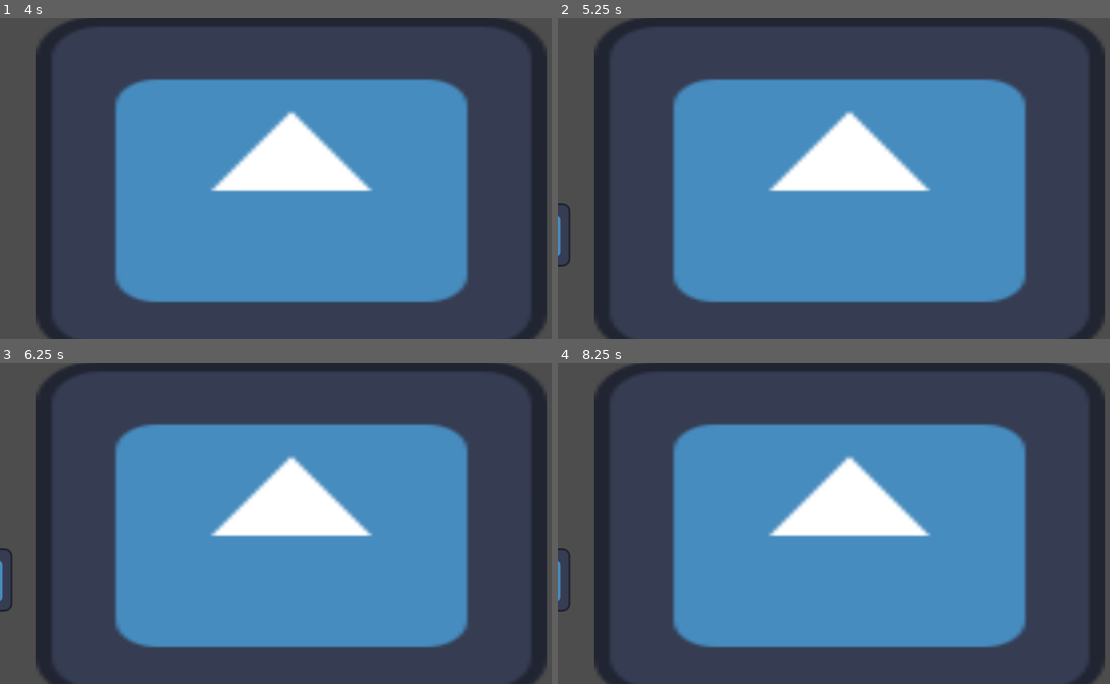
Above: before the commit, frames 1-4 (two rows, left to right).
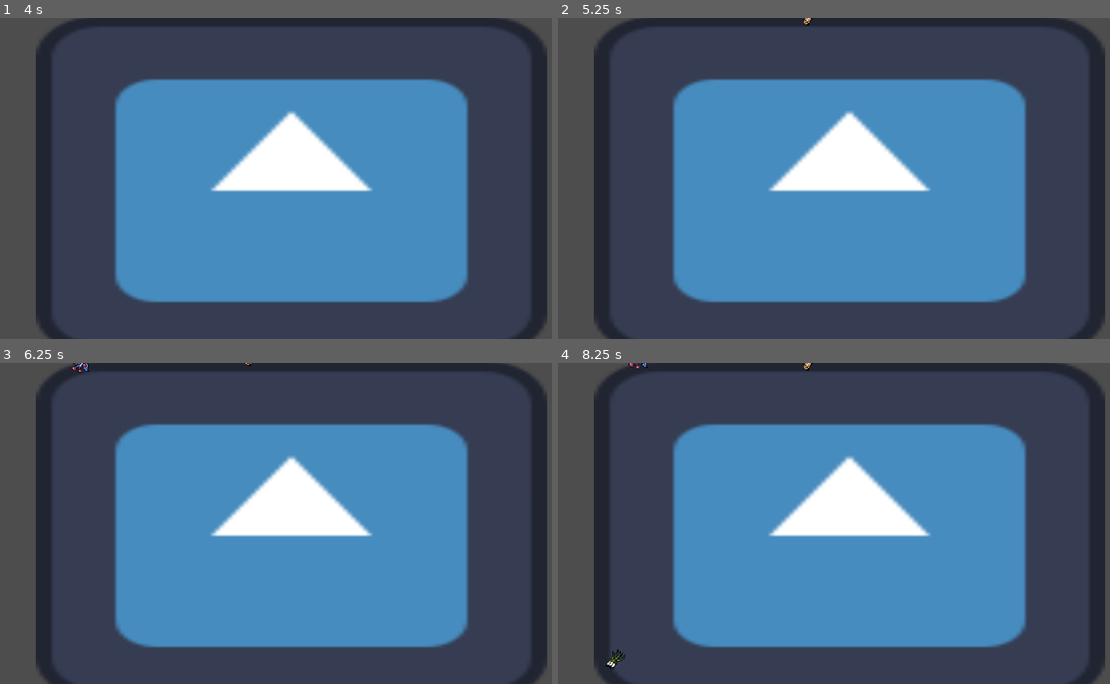
Above: after the commit, the same moments.

Repository: 0xspiderr/itec-2026
Game: Godot game, scene res://_level/level_1.tscn
Two runs of this game, one before a commit and one after it. Both use one fixed random seed, a clock stepped at 60 frames per second and the inputs below. This scene is started directly instead of the project's main scene. The engine's default icon, where the game draws it, is replaced by a stand-in: a white triangle on a blue panel in a dark square.
Inputs:
- Up to frame 1 (4 s): tap Enter at 0.5, 2, 3.5 s; hold D (right) 0.53-1.28 s; tap Space at 1.25, 2.75 s; hold Down (down) 1.28-2.03 s; hold D (right) 2.03-2.78 s; hold W (up) 2.78-3.53 s; hold A (left) from 3.53 s (still down)
- Up to frame 2 (5.25 s): tap Space at 4.25 s; release A (left) at 5.03 s; hold Down (down) from 5.03 s (still down)
- Up to frame 3 (6.25 s): release Down (down) at 5.78 s; hold D (right) from 5.78 s (still down)
- Up to frame 4 (8.25 s): release D (right) at 6.53 s; hold W (up) 6.53-7.28 s; hold D (right) 7.28-8.03 s; hold Down (down) from 8.03 s (still down)

Frame 1 is identical in both runs. In frame 2, 0.2% of the frame differs, in the area x 0-47%, y 0-78%; in frame 3, 0.2%; in frame 4, 0.3%, in the area x 0-47%, y 0-96%.

Commit message:
added: pickable items animations with tweens

Diff:
--- a/_level/level_1.tscn
+++ b/_level/level_1.tscn
@@ -63,4 +63,4 @@
 texture = ExtResource("1_42i0l")
 
 [node name="ItemSpawnTimer" type="Timer" parent="." unique_id=1399354534]
-wait_time = 5.0
+wait_time = 2.0
--- a/_level/level_manager.gd
+++ b/_level/level_manager.gd
@@ -9,7 +9,6 @@
 const PICKABLE_ITEM = preload("uid://ckl8vqyes3cml")
 @onready var pickable_items: Node = $PickableItems
 @onready var pickable_spawn_points: Array[Node] = $PickableSpawnPoints.get_children()
-
 
 func _ready() -> void:
 	_spawn_rats()
@@ -37,17 +36,6 @@
 		players.add_child(new_rat, true)
 
 
-# we should add random spawnpoints all over the map for this
-#func _on_spawn_item() -> void:
-	#if not multiplayer.is_server():
-		#return
-	#
-	#var new_item = PICKABLE_ITEM.instantiate() as PickableItem
-	#var spawn_point = pickable_spawn_points
-	#new_item.position = Vector2(1, 1)
-	#new_item.name = "carrot"
-	#pickable_items.add_child(new_item, true)
-
 func _on_spawn_item() -> void:
 	if not multiplayer.is_server():
 		return
@@ -65,6 +53,11 @@
 
 	var new_item = PICKABLE_ITEM.instantiate() as PickableItem
 	new_item.position = spawn_point.position
+
+	# pick random item type
+	var random_type = randi() % 4
+	new_item.item_type_index = random_type
+
 	pickable_items.add_child(new_item, true)
 
 
--- a/_network/network_manager.gd
+++ b/_network/network_manager.gd
@@ -65,7 +65,6 @@
 	var peer_id: int = multiplayer.get_remote_sender_id()
 	peers[peer_id] = new_peer_name
 	update_lobby_ui.emit() # sendto lobby
-	print(peers)
 
 
 func _on_player_disconnected(id: int) -> void:
--- a/pickable_item/pickable_item.gd
+++ b/pickable_item/pickable_item.gd
@@ -1,7 +1,34 @@
 class_name PickableItem extends Node2D
 
 
+@export var item_textures: Array[Texture2D]
+const ITEM_TEXTURE_NAMES = [
+	"winter berries",
+	"dried barley",
+	"mushroom",
+	"wild leeks"
+]
+
+@export var item_type_index: int = 0:
+	set(index):
+		item_type_index = index
+
+
 @export var item_name: String = "default"
+@onready var sprite_2d: Sprite2D = $Sprite2D
+
+const TWEEN_TIME_SPAWN: float = 1.0
+
+
+func _ready() -> void:
+	_apply_item_type()
+	_play_spawn_animation()
+
+
+func _apply_item_type() -> void:
+	# Set the visuals and the name based on the index
+	sprite_2d.texture = item_textures[item_type_index]
+	item_name = ITEM_TEXTURE_NAMES[item_type_index]
 
 
 func _on_area_2d_body_entered(body: Node2D) -> void:
@@ -15,5 +42,46 @@
 func _pickup(body: RatController) -> void:
 	if body.has_method("item_pickup"):
 		body.item_pickup()
+		_squish_and_die.rpc()
 
-	queue_free()
+
+func _play_spawn_animation() -> void:
+	scale = Vector2.ZERO
+
+	var tween = create_tween()
+	tween.tween_property(self, "scale", Vector2(1.45, 1.45), TWEEN_TIME_SPAWN)\
+		.set_trans(Tween.TRANS_ELASTIC)\
+		.set_ease(Tween.EASE_OUT)
+
+	await tween.finished
+	_start_hover_animation()
+
+
+func _start_hover_animation() -> void:
+	var hover_tween = create_tween().set_loops()
+	var target_pos = position + Vector2(0, -10) # hover 10 pixels up
+
+	hover_tween.tween_property(self, "position", target_pos, 1.5)\
+		.set_trans(Tween.TRANS_SINE)\
+		.set_ease(Tween.EASE_IN_OUT)
+	hover_tween.tween_property(self, "position", position, 1.5)\
+		.set_trans(Tween.TRANS_SINE)\
+		.set_ease(Tween.EASE_IN_OUT)
+
+
+@rpc("any_peer", "call_local", "reliable")
+func _squish_and_die() -> void:
+	# disable collision for no double picking
+	if has_node("Area2D"):
+		$Area2D.set_deferred("monitoring", false)
+		$Area2D.set_deferred("monitorable", false)
+
+	var tween = create_tween().set_parallel(true)
+	tween.tween_property(self, "scale", Vector2(2.5, 0.1), 0.15)\
+		.set_trans(Tween.TRANS_QUAD)\
+		.set_ease(Tween.EASE_OUT)
+	tween.tween_property(self, "modulate:a", 0.0, 0.15)
+	await tween.finished
+	# free only on the server as this item is watched by a multiplayer spawner
+	if multiplayer.is_server():
+		queue_free()
--- a/pickable_item/pickable_item.tscn
+++ b/pickable_item/pickable_item.tscn
@@ -1,21 +1,29 @@
 [gd_scene format=3 uid="uid://ckl8vqyes3cml"]
 
 [ext_resource type="Script" uid="uid://bsv2lskis8b7v" path="res://pickable_item/pickable_item.gd" id="1_6w6i5"]
-[ext_resource type="Texture2D" uid="uid://bydh5cqb6r4py" path="res://icon.svg" id="1_lxtxh"]
+[ext_resource type="Texture2D" uid="uid://cq830jscb2q3h" path="res://Assets/Pickups/pickup_winter_berries.png" id="2_rxv7r"]
+[ext_resource type="Texture2D" uid="uid://dtvdbnrowsknh" path="res://Assets/Pickups/pickup_dried_barley.png" id="3_ffplj"]
+[ext_resource type="Texture2D" uid="uid://cu33ri3s65d38" path="res://Assets/Pickups/pickup_chanterelle.png" id="4_dgsth"]
+[ext_resource type="Texture2D" uid="uid://c0jj0edc8d17s" path="res://Assets/Pickups/pickup_wild_leeks.png" id="5_taee6"]
 
 [sub_resource type="CircleShape2D" id="CircleShape2D_6w6i5"]
-radius = 48.010414
+radius = 13.0
 
 [sub_resource type="SceneReplicationConfig" id="SceneReplicationConfig_s2h18"]
 properties/0/path = NodePath(".:position")
 properties/0/spawn = true
 properties/0/replication_mode = 0
+properties/1/path = NodePath(".:item_type_index")
+properties/1/spawn = true
+properties/1/replication_mode = 0
 
 [node name="PickableItem" type="Node2D" unique_id=2025876948]
 script = ExtResource("1_6w6i5")
+item_textures = Array[CompressedTexture2D]([ExtResource("2_rxv7r"), ExtResource("3_ffplj"), ExtResource("4_dgsth"), ExtResource("5_taee6")])
 
 [node name="Sprite2D" type="Sprite2D" parent="." unique_id=1313488417]
-texture = ExtResource("1_lxtxh")
+texture_filter = 1
+texture = ExtResource("4_dgsth")
 
 [node name="Area2D" type="Area2D" parent="." unique_id=1444202277]
 
